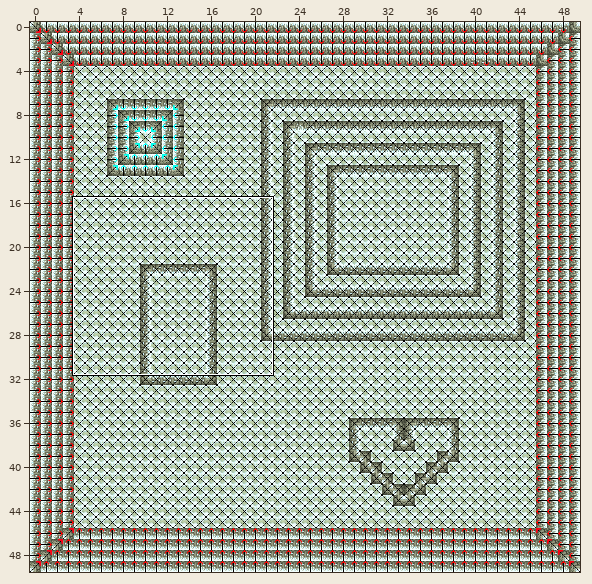
A Tiled map (JSON) gets an edit: Content/map_1.tmx. Above, an overview of the earlier version with the close-up marked.
Close-up. The starting point:
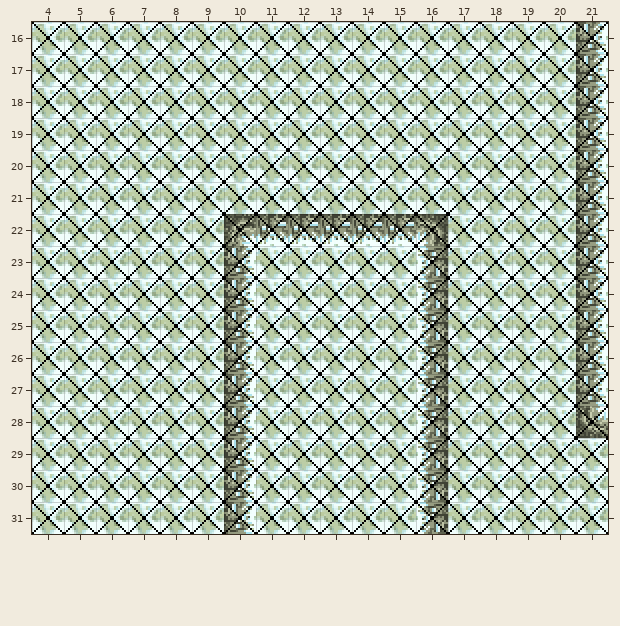
Cells are 16x16 px. Shown: x 4..21, y 16..31. The commit also changed other parts of the map, which this record leaves out.
After:
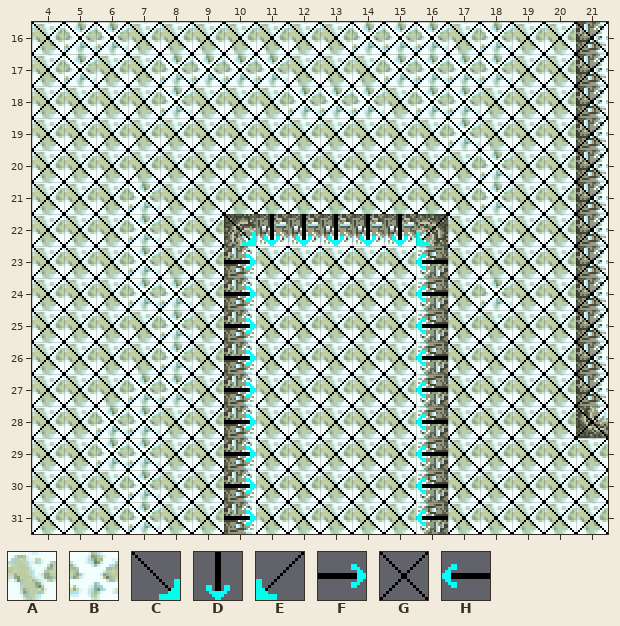
Key: from "Tiles_0": A 5, B 6; from "heightMapConrol": C 0, D 1, E 2, F 3, G 4, H 5.
_ is an empty cell.
Diff:
Layer "Tilelaag 1":
Tile A gives way to tile B in row 16 at x 5 to 6, 14 to 16 and 18; in row 17 at x 5, 8 to 11 and 15 to 18; in row 18 at x 8, 12 to 14 and 16 to 17; in row 19 at x 17; in row 20 at x 18; in row 21 at x 7 and 18.
Tile A gives way to tile B in rows 22 to 23 at x 7; in row 24 at x 7 to 8 and 18; in rows 25 to 26 at x 8; in row 27 at x 7 to 8; in rows 28 to 29 at x 6 to 7; in rows 30 to 31 at x 7.
Layer "heightmap":
Tile G gives way to tile C in row 22 at x 10.
Tile G gives way to tile D in row 22 at x 11 to 15.
Tile G gives way to tile E in row 22 at x 16.
Tile G gives way to tile F in rows 23 to 31 at x 10.
Tile G gives way to tile H in rows 23 to 31 at x 16.
Changed places in both close-ups, as pixel boxes (x1, y1, x2, y2):
changed: (64, 22, 512, 534)
